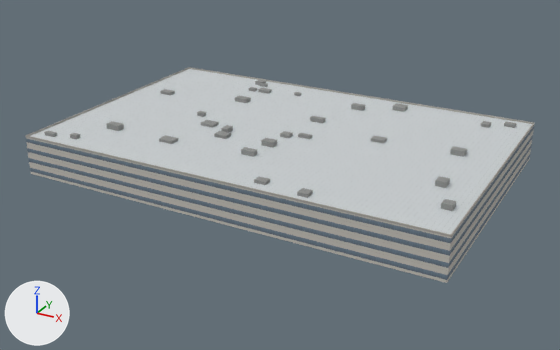
Before and after pictures for a commit that changed the glTF model data/models/khsv_terminal.glb.
Camera for both pictures: a camera (50 mm lens) standing at (160.0, -296.0, 140.0) and looking at (0.0, -6.0, -5.0). Arrows for +X, +Y and +Z are at lower left; the lights stay in place. The picture after the commit comes second.

Script lines for the objects in view, before the commit:
```python
me_khsv_terminal_coping = bpy.data.meshes.new('khsv_terminal_coping')
me_khsv_terminal_coping.from_pydata(...)  # 24 vertices, 48 faces; spans x -98.0..98.0, y -64.0..64.0, z 15.0..16.0
me_khsv_terminal_coping.materials.append(mat_coping)  # picture img_coping
me_khsv_terminal_office_wall = bpy.data.meshes.new('khsv_terminal_office_wall')
me_khsv_terminal_office_wall.from_pydata(...)  # 8 vertices, 8 faces; spans x -98.0..98.0, y -64.0..64.0, z -3.0..15.0
me_khsv_terminal_office_wall.materials.append(mat_office_wall)  # picture img_office_wall
me_khsv_terminal_plant = bpy.data.meshes.new('khsv_terminal_plant')
me_khsv_terminal_plant.from_pydata(...)  # 240 vertices, 360 faces; spans x -93.0..93.0, y -60.0..59.0, z 15.0..17.0
me_khsv_terminal_plant.materials.append(mat_plant)  # picture img_plant
ob_khsv_terminal_coping = bpy.data.objects.new('khsv_terminal_coping', me_khsv_terminal_coping)
ob_khsv_terminal_coping.location = (0.0, 0.0, 0.0)
ob_khsv_terminal_office_wall = bpy.data.objects.new('khsv_terminal_office_wall', me_khsv_terminal_office_wall)
ob_khsv_terminal_office_wall.location = (0.0, 0.0, 0.0)
ob_khsv_terminal_plant = bpy.data.objects.new('khsv_terminal_plant', me_khsv_terminal_plant)
ob_khsv_terminal_plant.location = (0.0, 0.0, 0.0)
# also in view: 'khsv_terminal_roof' at (0.0, 0.0, 6.0)
```
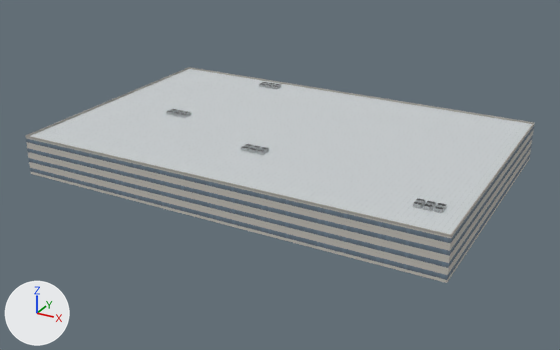
Location of each change, [x1, y1, x2, y2] in pixels of the pictures (560 x 350 px):
'khsv_terminal_plant', deleted
    before: [44, 79, 516, 211]
'khsv_terminal_ac_side', added
    after: [166, 82, 447, 213]
'khsv_terminal_ac_top', added
    after: [167, 82, 446, 210]

What the commit changed:
Picture 'ac_top' (img_ac_top) is new.
Picture 'ac_side' (img_ac_side) is new.
Material 'ac_top' (mat_ac_top) is new.
Its texture is img_ac_top.
Its roughness is 0.85.
Material 'ac_side' (mat_ac_side) is new.
Its texture is img_ac_side.
Its roughness is 0.85.
Mesh me_khsv_terminal_ac_top is new.
It has 96 vertices, 48 faces and spans x -62.0..90.0, y -48.0..58.0, z 16.0.
It uses material mat_ac_top (picture img_ac_top).
Mesh me_khsv_terminal_ac_side is new.
It has 192 vertices, 192 faces and spans x -62.0..90.0, y -48.0..58.0, z 15.0..16.0.
It uses material mat_ac_side (picture img_ac_side).
Object 'khsv_terminal_plant' (ob_khsv_terminal_plant) is deleted.
Object 'khsv_terminal_ac_top' (ob_khsv_terminal_ac_top) is new; it shows me_khsv_terminal_ac_top.
Its location is (0.0, 0.0, 0.0).
Object 'khsv_terminal_ac_side' (ob_khsv_terminal_ac_side) is new; it shows me_khsv_terminal_ac_side.
Its location is (0.0, 0.0, 0.0).
